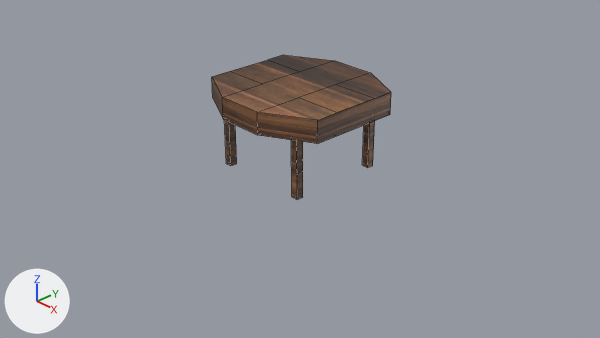
The Blender file blender models/Dining Table.blend, before and after one commit.
Camera for both pictures: the file's camera 'Camera'. The lights are fixed; the arrows at lower left show +X, +Y and +Z. The older version comes first. Mesh edges are drawn as thin lines.

Script lines for the objects in view, before the commit:
```python
me_cube_001 = bpy.data.meshes.new('Cube.001')
me_cube_001.from_pydata(...)  # 64 vertices, 38 faces; spans x -1.0..1.0, y -1.0..1.0, z -6.67..1.0
me_cube_001.materials.append(mat_texture)  # picture img_wd_flr_png
ob_cube = bpy.data.objects.new('Cube', me_cube_001)
ob_cube.location = (0.0, 0.0, 1.0)
ob_cube.scale = (1.0, 1.0, 0.15)
```
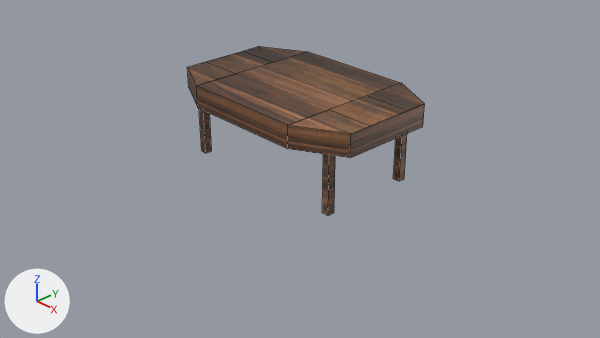
Pixel boxes [x1, y1, x2, y2] of what changed, in the pictures (600 x 338 px; the box of a moved part takes in the faces that stretch with it):
'Cube', reshaped (33% wider, 17% taller): before [212, 55, 391, 199]; after [187, 47, 425, 215]
part 1 of me_cube_001, moved or reshaped: before [224, 120, 237, 166]; after [199, 109, 212, 153]
part 2 of me_cube_001, moved or reshaped: before [291, 140, 303, 199]; after [322, 154, 335, 215]
part 3 of me_cube_001, moved or reshaped: before [362, 121, 375, 168]; after [393, 134, 407, 181]
part 4 of me_cube_001, rebuilt (33% wider, 24% taller): before [212, 55, 391, 144]; after [187, 47, 425, 158]

The change, as a diff of the scene's bpy script:
```diff
--- a/blender models/Dining Table.blend.py
+++ b/blender models/Dining Table.blend.py
@@ me_cube_001 @@
 # used by ob_cube; location = (0.0, 0.0, 1.0); scale = (1.0, 1.0, 0.15)
-me_cube_001.from_pydata(...)  # 64 vertices, 38 faces; spans x -1.0..1.0, y -1.0..1.0, z -6.67..1.0
+me_cube_001.from_pydata(...)  # 56 vertices, 31 faces; spans x -1.53..1.53, y -1.0..1.0, z -6.67..1.0
+# me_cube_001 part 1: the loose piece of 8 vertices spanning x -0.7..-0.6, y -0.7..-0.6, z -6.67..-0.67 is moved by (-0.55, 0.0, 0.0)
+# me_cube_001 part 2: the loose piece of 8 vertices spanning x 0.6..0.7, y -0.7..-0.6, z -6.67..-0.67 is moved by (0.55, 0.0, 0.0)
+# me_cube_001 part 3: the loose piece of 8 vertices spanning x 0.6..0.7, y 0.6..0.7, z -6.67..-0.67 is moved by (0.55, 0.0, 0.0)
+# me_cube_001 part 4: the loose piece of 32 vertices spanning x -1.0..1.0, y -1.0..1.0, z -1.0..1.0 is rebuilt with 24 vertices and now spans x -1.53..1.53, y -1.0..1.0, z -1.0..1.0
+# other edits to the shape of me_cube_001 do not show in these pictures
 me_cube_001.materials.append(mat_texture)
```
